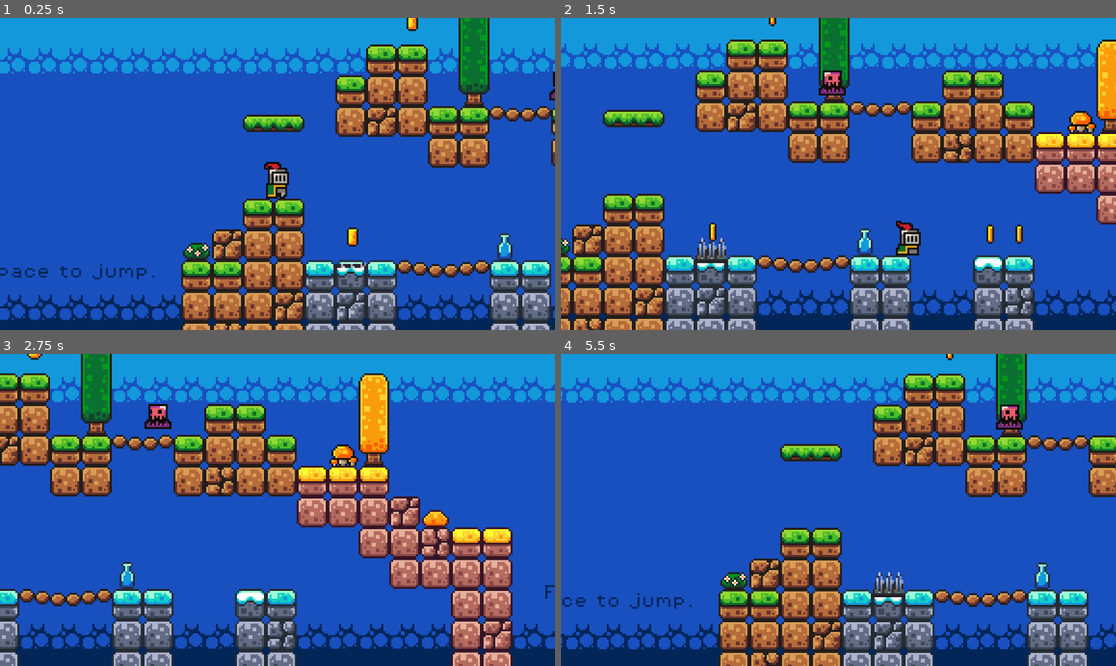
Above: before the commit, frames 1-4 (two rows, left to right).
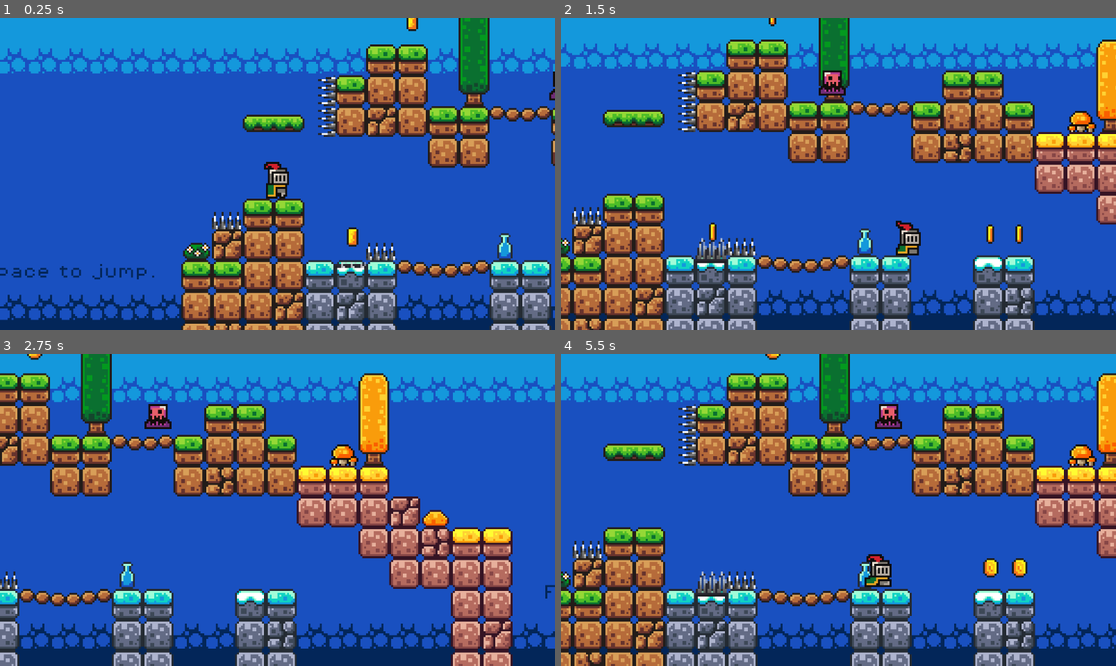
Above: after the commit, the same moments.

Repository: kasramo1383/KnightPlatformer-GODOT
Game: Godot game, scene res://scenes/game.tscn
The game is run twice, just before and just after one commit, with the same random seed, the same clock (stepped at 60 frames per second) and the same inputs.
Inputs (mouse positions are in pixels of both pictures, inside the frame that each line leads up to):
- Up to frame 1 (0.25 s): no input
- Up to frame 2 (1.5 s): move the mouse to (960, 158) at 0.52 s; hold Right (move_right) from 0.53 s (still down); click (960, 158) at 0.6 s; tap Space (jump) at 0.77 s; move the mouse to (727, 189) at 1.27 s; tap Shift (dash) at 1.35 s
- Up to frame 3 (2.75 s): tap Space (jump) at 1.52 s; move the mouse to (333, 441) at 2.02 s; release Right (move_right) at 2.03 s; hold Left (move_left) from 2.03 s (still down); click (333, 441) at 2.1 s
- Up to frame 4 (5.5 s): move the mouse to (810, 572) at 2.77 s; release Left (move_left) at 2.78 s; hold Right (move_right) 2.78-4.28 s; tap Shift (dash) at 2.85, 4.35 s; tap Space (jump) at 3.02, 3.77, 4.52 s; move the mouse to (1005, 556) at 3.52 s; click (1005, 556) at 3.6 s; move the mouse to (672, 463) at 4.27 s; hold Left (move_left) 4.28-5.03 s; move the mouse to (866, 510) at 5.02 s; hold Right (move_right) from 5.03 s (still down); click (866, 510) at 5.1 s

The runs differ from the first frame. In frame 1, 0.8% of the frame differs, in the area x 38-72%, y 18-78%; in frame 2, 0.8%; in frame 3, 0.1%; in frame 4, 53%, in the area x 0-100%, y 0-100%.

Commit message:
sina complete

Diff:
--- a/scenes/game.tscn
+++ b/scenes/game.tscn
@@ -6,6 +6,7 @@
 [ext_resource type="Texture2D" uid="uid://d0q2g65ahgok" path="res://assets/sprites/world_tileset.png" id="2_r1crl"]
 [ext_resource type="PackedScene" uid="uid://bgv5v2fxqlswe" path="res://scenes/platform.tscn" id="3_cmfc3"]
 [ext_resource type="PackedScene" uid="uid://pqp5qaw561fr" path="res://scenes/coin.tscn" id="4_28cek"]
+[ext_resource type="Texture2D" uid="uid://bxdeoo1l5embk" path="res://assets/sprites/static_spike.png" id="4_dinhu"]
 [ext_resource type="PackedScene" uid="uid://dtrbka1ef726o" path="res://scenes/killzone.tscn" id="5_x8euu"]
 [ext_resource type="PackedScene" uid="uid://d2w2i5h0lhc6l" path="res://scenes/slime_green.tscn" id="6_l0s6b"]
 [ext_resource type="FontFile" uid="uid://dbjl1e6kdxpl6" path="res://assets/fonts/PixelOperator8.ttf" id="7_8cblx"]
@@ -174,9 +175,21 @@
 2:4/size_in_atlas = Vector2i(3, 3)
 2:4/0 = 0
 
+[sub_resource type="TileSetAtlasSource" id="TileSetAtlasSource_kvuet"]
+texture = ExtResource("4_dinhu")
+0:0/0 = 0
+0:0/0/physics_layer_0/polygon_0/points = PackedVector2Array(-8, -1.0791512, 8, -1.0791512, 8, 8, -8, 8)
+0:0/0/custom_data_0 = true
+0:0/0/custom_data_1 = true
+
 [sub_resource type="TileSet" id="TileSet_wvtw0"]
 physics_layer_0/collision_layer = 1
+custom_data_layer_0/name = "collide"
+custom_data_layer_0/type = 1
+custom_data_layer_1/name = "killer"
+custom_data_layer_1/type = 1
 sources/0 = SubResource("TileSetAtlasSource_ashvg")
+sources/1 = SubResource("TileSetAtlasSource_kvuet")
 
 [sub_resource type="WorldBoundaryShape2D" id="WorldBoundaryShape2D_cn5tm"]
 
@@ -242,7 +255,7 @@
 layer_0/name = "Background"
 layer_0/tile_data = PackedInt32Array(458741, 0, 14, 524277, 0, 15, 458742, 0, 14, 524278, 0, 15, 458743, 0, 14, 524279, …(56478 unchanged characters)…
 layer_1/name = "Mid"
-layer_1/tile_data = PackedInt32Array(196609, 0, 0, 196610, 0 …(3643 unchanged characters)… , -262112, 262144, 1, -655330, 327680, 0)
+layer_1/tile_data = PackedInt32Array(196609, 0, 0, 196610, 0 …(3643 unchanged characters)… , -262112, 262144, 1, -655330, 327680, 0, 262149, 1, 0, 196608, 1, 0, -65533, 1, 1610612736, 3, 1, 1610612736)
 
 [node name="Player" parent="." instance=ExtResource("1_rbmkf")]
 position = Vector2(34, 37)
--- a/scenes/player.tscn
+++ b/scenes/player.tscn
@@ -189,3 +189,7 @@
 [node name="CollisionShape2D" type="CollisionShape2D" parent="."]
 position = Vector2(0, -5)
 shape = SubResource("CircleShape2D_bvcm0")
+
+[node name="Timer" type="Timer" parent="."]
+
+[connection signal="timeout" from="Timer" to="." method="_on_timer_timeout"]
--- a/scripts/player.gd
+++ b/scripts/player.gd
@@ -18,6 +18,8 @@
 var jump_count = 0
 
 @onready var animated_sprite = $AnimatedSprite2D
+@onready var timer = $Timer
+@onready var collision_shape = $CollisionShape2D
 
 @export var slash_scene: PackedScene
 @export var slash_down_scene: PackedScene
@@ -83,6 +85,30 @@
 		var is_down = Input.is_action_pressed("move_down")
 		perform_attack(is_down)
 
+	for i in get_slide_collision_count():
+		var collision = get_slide_collision(i)
+
+		# Check if we hit a TileMap
+		if collision.get_collider() is TileMap:
+			var tilemap = collision.get_collider() as TileMap
+
+		  # Convert collision point to tile coordinates
+			var tile_coords = tilemap.local_to_map(collision.get_position())
+
+		  # Get the TileData for that tile (layer 0 by default)
+			var tile_data = tilemap.get_cell_tile_data(1, tile_coords)
+			if tile_data:
+			# Read custom metadata
+				var tile_type = tile_data.get_custom_data("collide")
+				var damage = tile_data.get_custom_data("killer")
+
+				if damage:
+					print("You died!")
+					Engine.time_scale = 0.5
+					if is_instance_valid(collision_shape):
+						collision_shape.queue_free()
+					timer.start()
+
 	move_and_slide()
 
 
@@ -121,3 +147,8 @@
 		slash_instance.scale.x = -1
 
 	slash_instance.position = offset
+
+
+func _on_timer_timeout() -> void:
+	Engine.time_scale = 1.0
+	get_tree().reload_current_scene()
Binary file added: assets/sprites/static_spike.png
Not shown, added: assets/sprites/static_spike.png.import
Not shown: 1 places in scenes/game.tscn that only renumber resources
